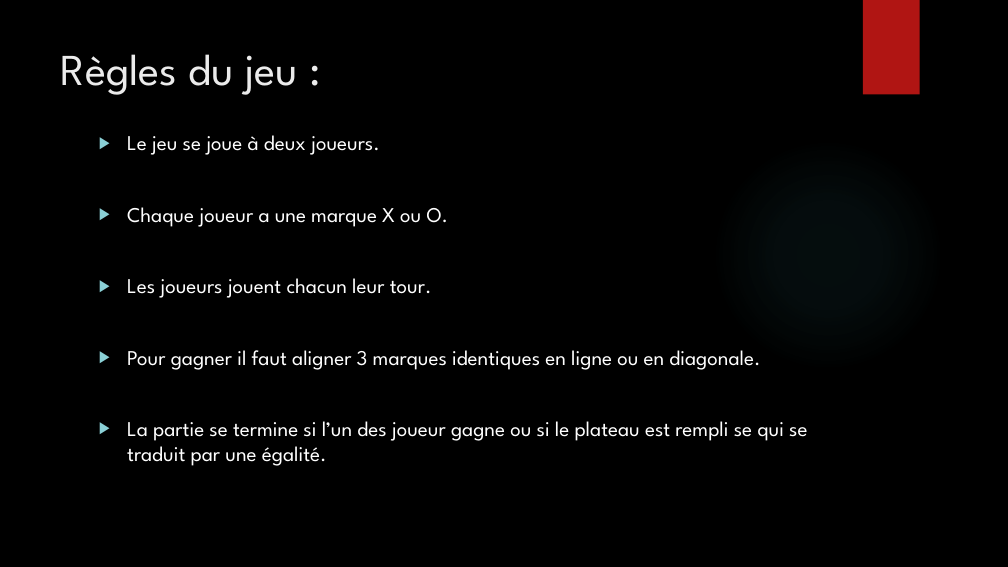
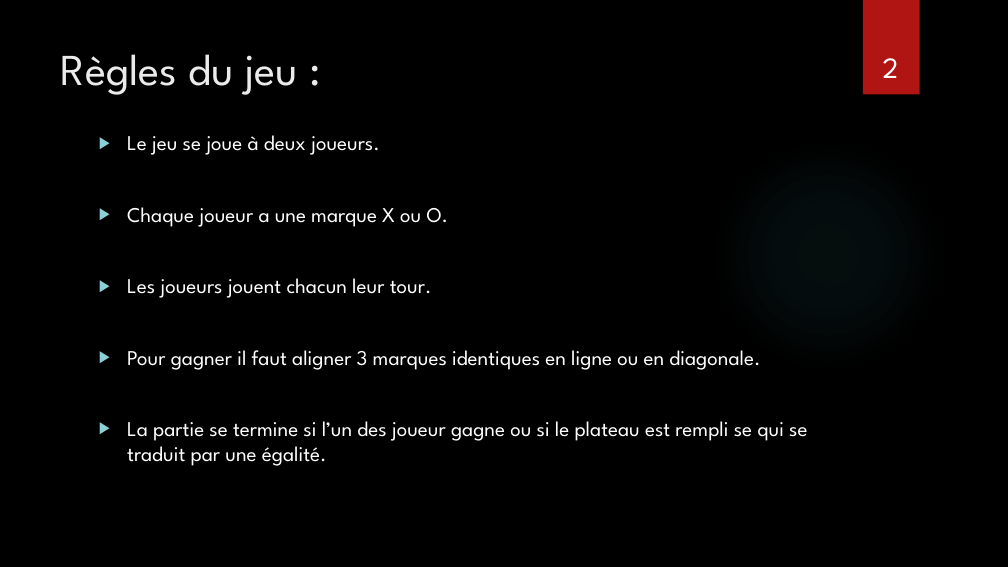
Before and after one commit to Miriakus/Morpion, a slide deck: slide 2 of Création d’un Morpion en C++.pptx. Drawn at 1008x567 pixels with LibreOffice and Linux fonts; fonts in the diff are those of the drawing; background and template pictures are left out. Boxes give left, top, right and bottom in pixels: in the first picture for what was removed or moved away, otherwise in the second. Text is boxed around its words. In the diff, an @@ line names an element or a change of style, - is before the commit and + after.

Commit message:
n°

```diff
--- a/Création d’un Morpion en C++.pptx
+++ b/Création d’un Morpion en C++.pptx
@@ page number added at [883, 58, 899, 78], 28 pt, text #FFFFFF @@
+2
```
Also in this commit, not shown: 8 other slides changed.
